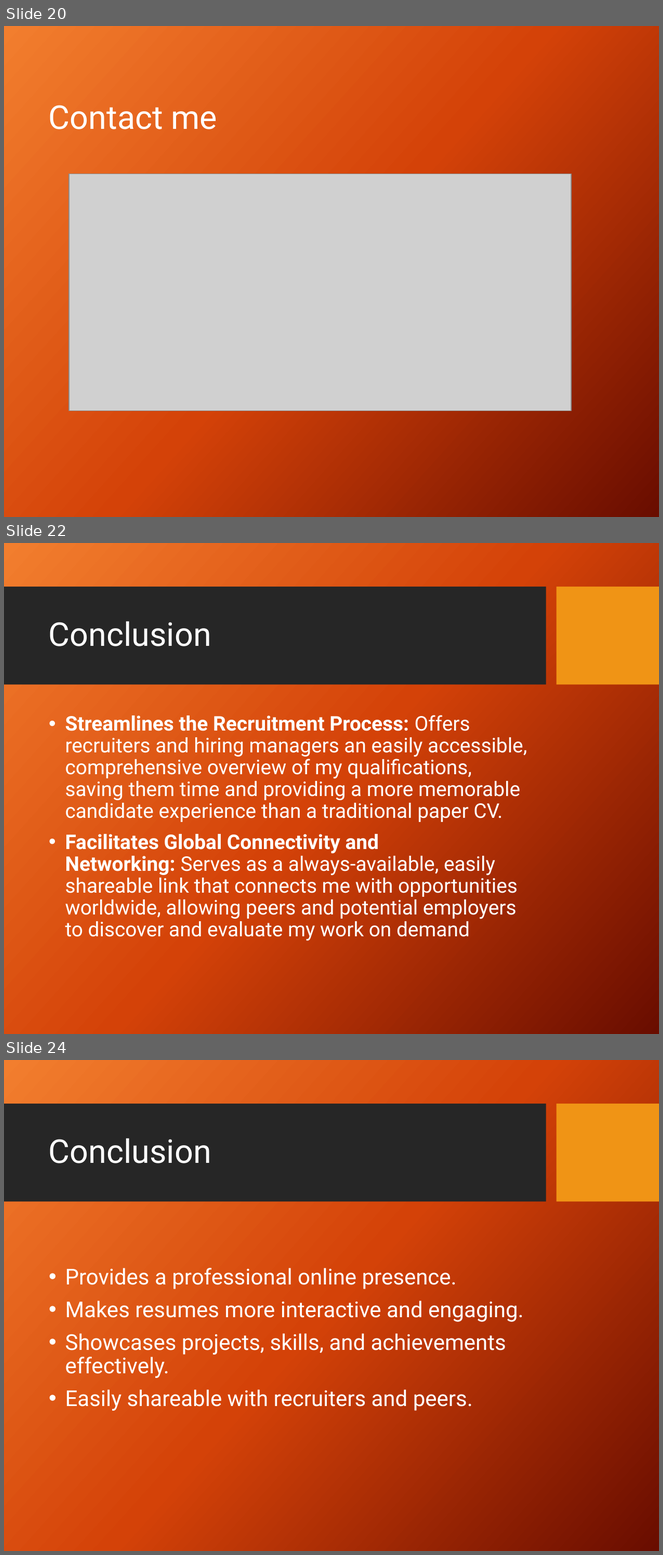
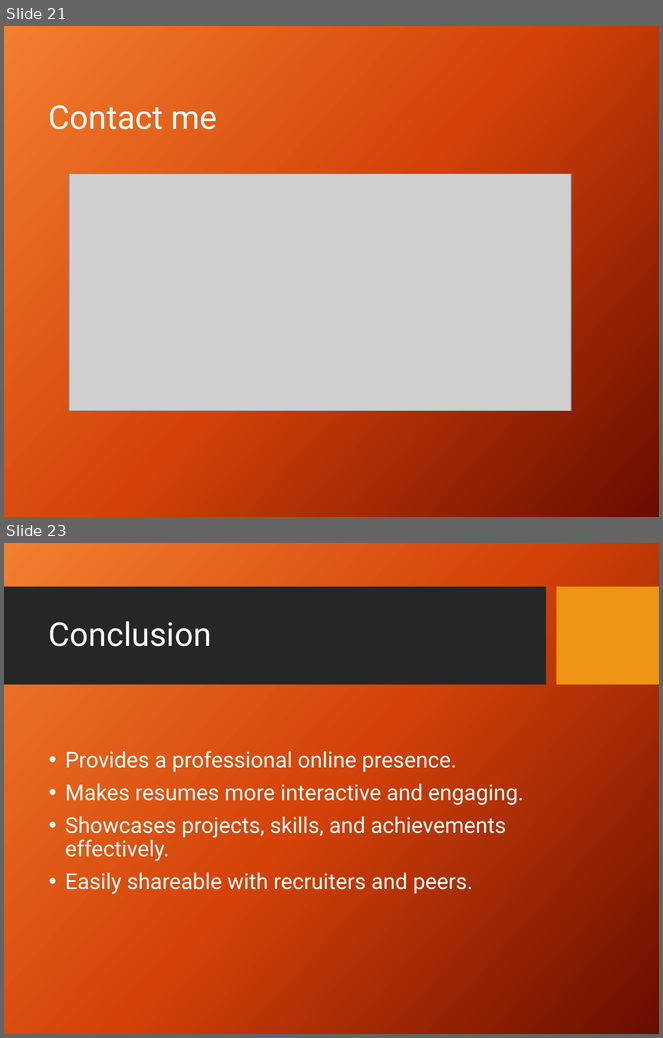
Before and after one commit to kuldeepin3/portfolio-capstone-edunet, a slide deck: Interactive_Portfolio_Presentation (1).pptx. Shown one above the other, each under a label of ours: slides 20, 22 and 24 before the commit, slides 21 and 23 after it; the slides between them are not shown. The pictures are 663x1555 and 663x1038 pixels, drawn with LibreOffice and Linux fonts; fonts in the diff are those of the drawing; grey boxes stand for pictures; background and template pictures are left out. Boxes give left, top, right and bottom in pixels: in the first picture for what was removed or moved away, otherwise in the second. Text is boxed around its words. In the diff, an @@ line names an element or a change of style, - is before the commit and + after.

```diff
--- a/Interactive_Portfolio_Presentation (1).pptx
+++ b/Interactive_Portfolio_Presentation (1).pptx
@@ slide 22 removed at (4, 543, 659, 1034), background picture (left out); not listed: 2 template elements that a slide beside it also shows @@
@@ title removed at (49, 621, 211, 646) @@
-Conclusion
@@ text removed at (65, 715, 527, 941) @@
-• Streamlines the Recruitment Process: Offers recruiters and hiring managers an easily accessible, comprehensive overview of my qualifications, saving them time and providing a more memorable candidate experience than a traditional paper CV.
-• Facilitates Global Connectivity and Networking: Serves as a always-available, easily shareable link that connects me with opportunities worldwide, allowing peers and potential employers to discover and evaluate my work on demand
@@ what was slide 20 is now slide 21 @@
@@ what was slide 24 is now slide 23 @@
```
Also in this commit, not shown: 6 slides changed, 6 slides added, 6 other slides removed.
